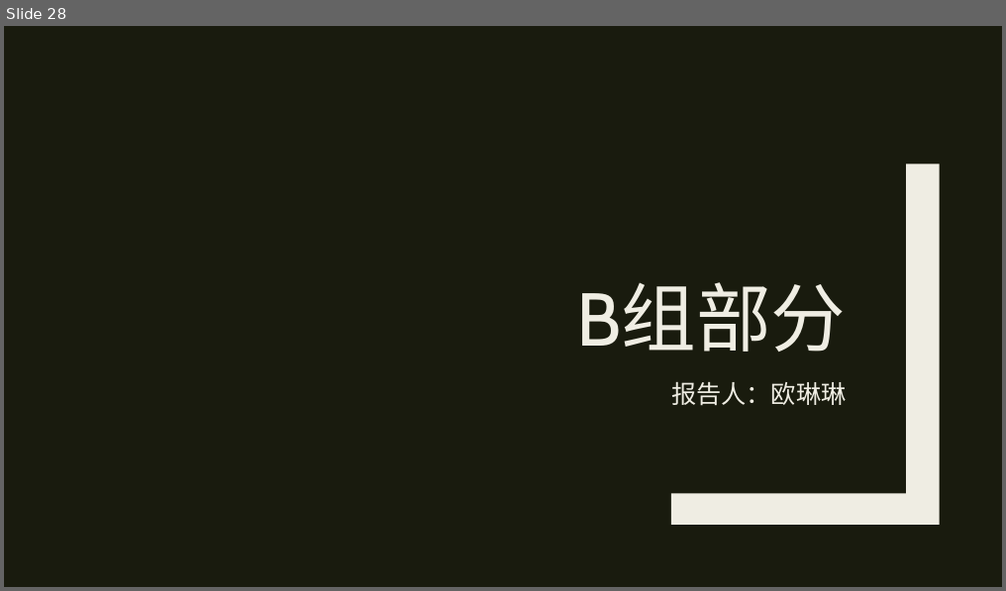
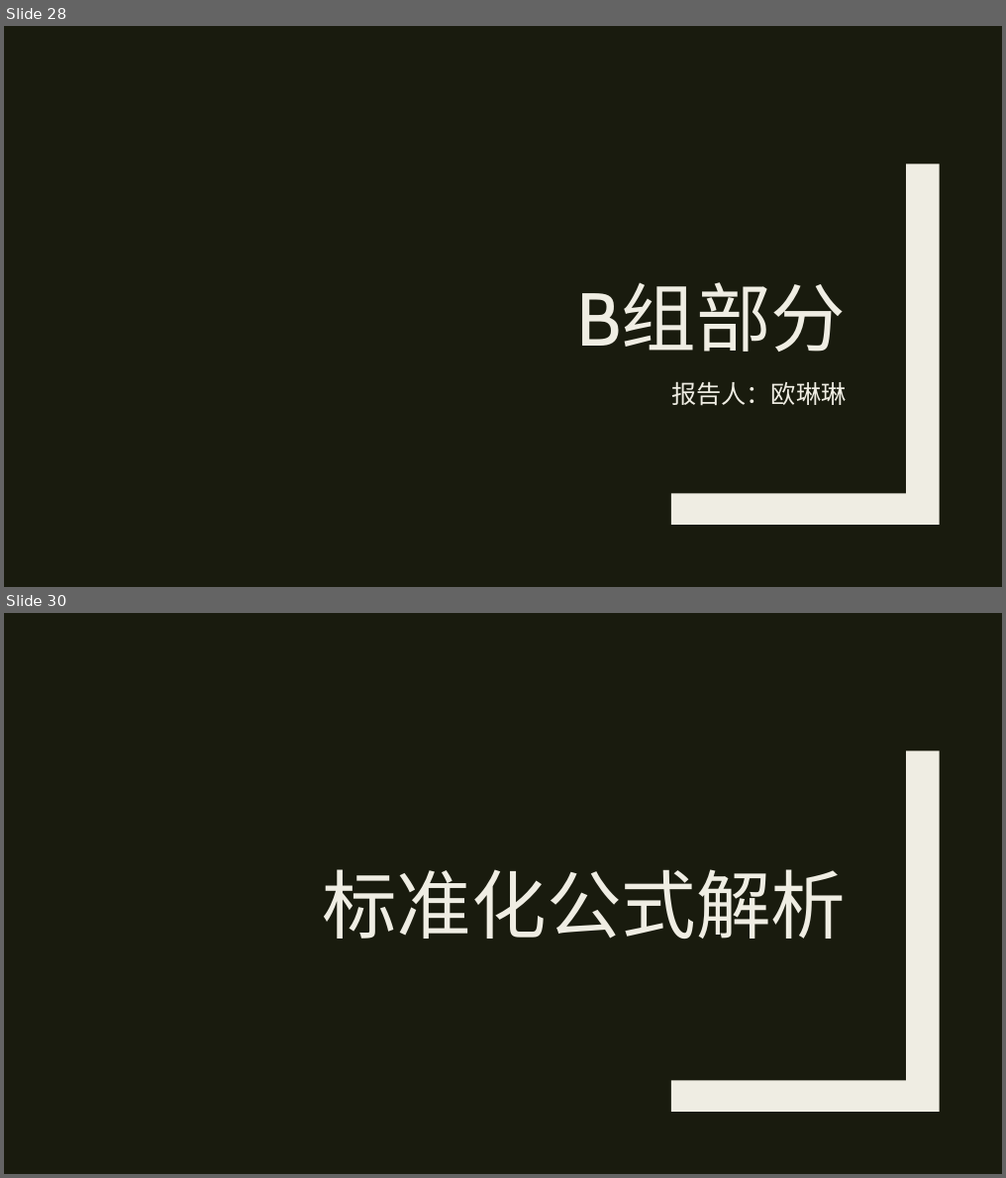
Before and after one commit to MU001999/maaath, a slide deck: docs/数据结构报告.pptx. Shown one above the other, each under a label of ours: slide 28 before the commit, slides 28 and 30 after it; the slides between them are not shown. The pictures are 1006x591 and 1006x1178 pixels, drawn with LibreOffice and Linux fonts; fonts in the diff are those of the drawing. Boxes give left, top, right and bottom in pixels: in the first picture for what was removed or moved away, otherwise in the second. Text is boxed around its words. In the diff, an @@ line names an element or a change of style, - is before the commit and + after.

```diff
--- a/docs/数据结构报告.pptx
+++ b/docs/数据结构报告.pptx
@@ slide 30 added at [4,613,1002,1174], background #191B0E; not listed: 1 template element that a slide beside it also shows @@
@@ title added at [322,869,846,939], 72 pt, text #EFEDE3 @@
+标准化公式解析
```
Also in this commit, not shown: 24 other slides added, 3 other files.
